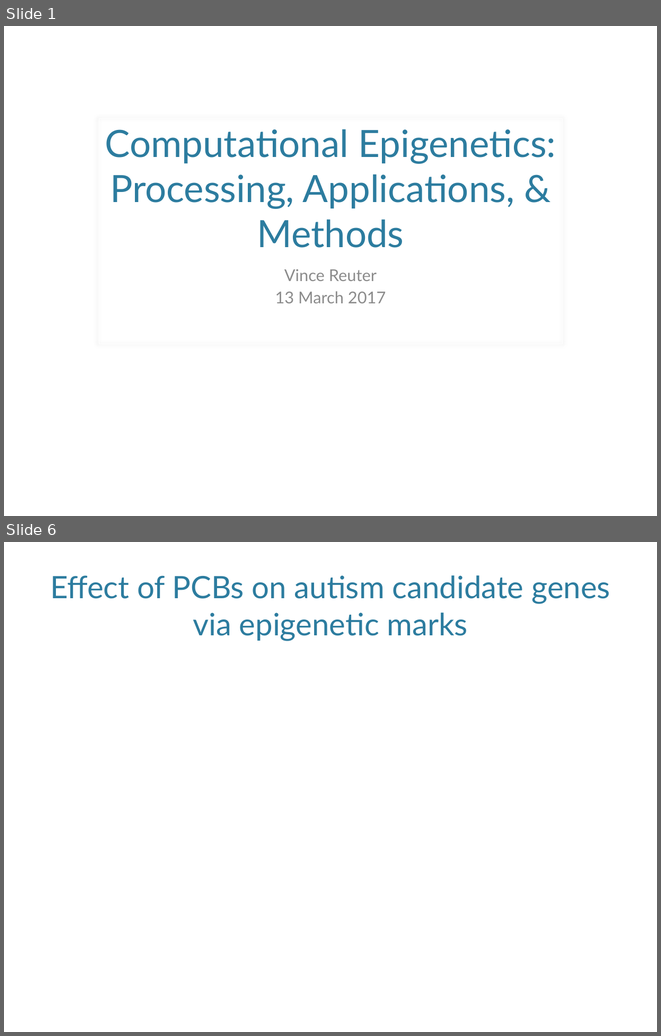
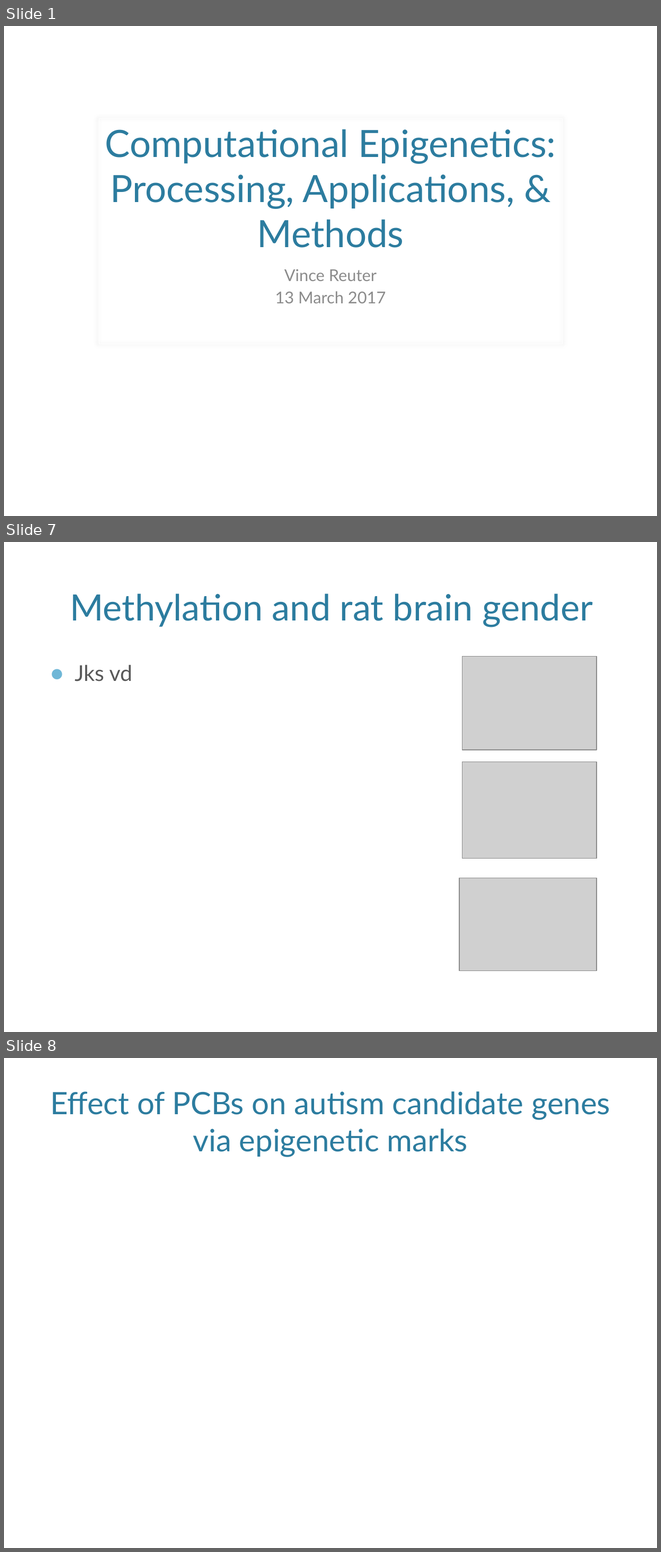
Before and after one commit to vreuter/jekeal, a slide deck: KipnisLabMeeting_2017-03-13.pptx. Shown one above the other, each under a label of ours: slides 1 and 6 before the commit, slides 1, 7 and 8 after it; the slides between them are not shown. The pictures are 661x1036 and 661x1552 pixels, drawn with LibreOffice and Linux fonts; fonts in the diff are those of the drawing; grey boxes stand for pictures; background and template pictures are left out. Boxes give left, top, right and bottom in pixels: in the first picture for what was removed or moved away, otherwise in the second. Text is boxed around its words. In the diff, an @@ line names an element or a change of style, - is before the commit and + after.

Commit message:
a bit more on methylation

```diff
--- a/KipnisLabMeeting_2017-03-13.pptx
+++ b/KipnisLabMeeting_2017-03-13.pptx
@@ slide 7 added at (4,542,657,1032), background picture (left out) @@
@@ title added at (70,593,593,627), 40 pt, text #2C7C9F @@
+Methylation and rat brain gender
@@ text added at (74,664,133,681), 24 pt, text #595959 @@
+● Jks vd
@@ picture added at (462,656,597,750) @@
@@ picture added at (462,761,597,858) @@
@@ picture added at (459,877,596,970) @@
@@ what was slide 6 is now slide 8 @@
```
Also in this commit, not shown: 4 slides changed, 7 other slides added, 2 slides removed, 1 other file.
